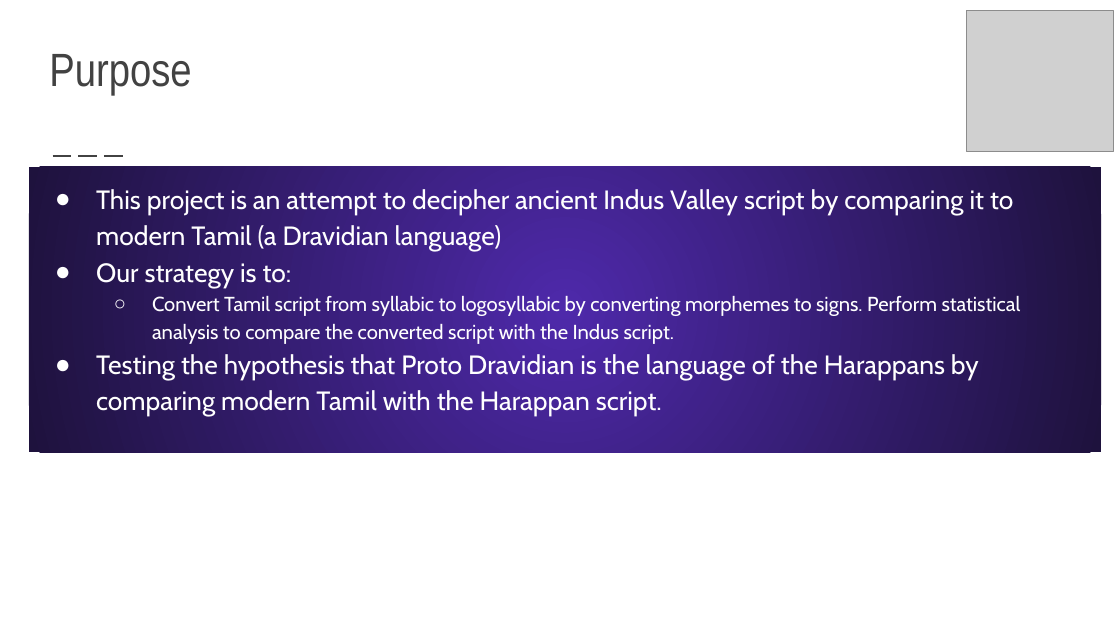
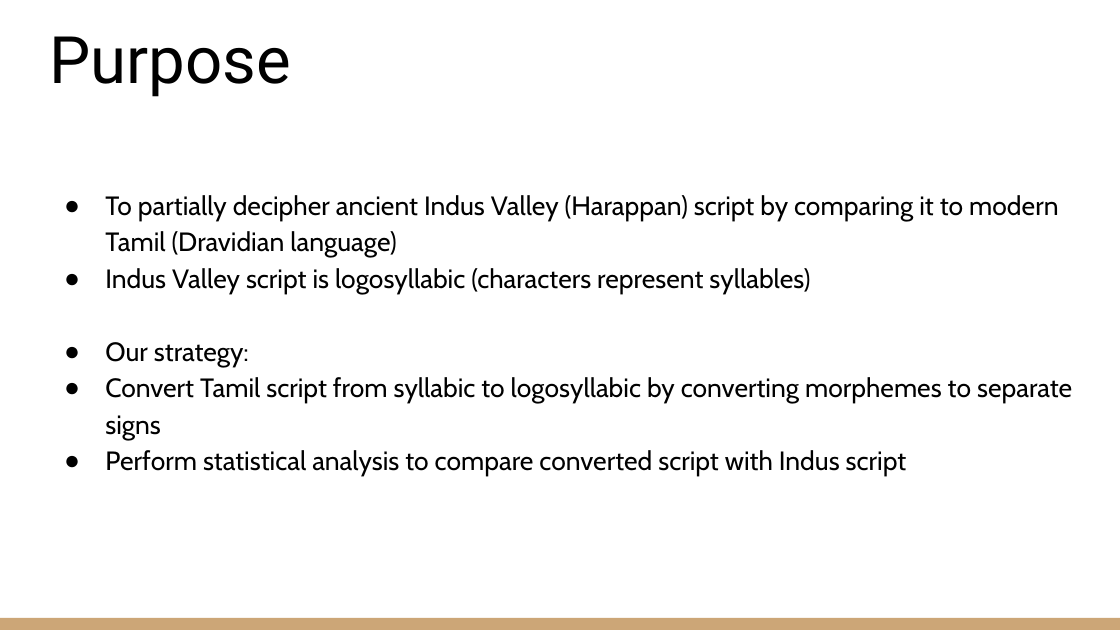
Before and after one commit to Kee2u/Deciphering_the_Indus_Valley_Script, a slide deck: slide 7 of Indus Valley Girls.pptx (slide 2 before the commit). Drawn at 1120x630 pixels with LibreOffice and Linux fonts; fonts in the diff are those of the drawing; grey boxes stand for pictures; background and template pictures are left out. Boxes give left, top, right and bottom in pixels: in the first picture for what was removed or moved away, otherwise in the second. Text is boxed around its words. In the diff, an @@ line names an element or a change of style, - is before the commit and + after.

```diff
--- a/Indus Valley Girls.pptx
+++ b/Indus Valley Girls.pptx
@@ title "Purpose" at bbox=[49, 36, 291, 97]: size 30 to 42 pt, font Arial Narrow to Roboto, text colour #424242 to #000000 @@
@@ picture removed at bbox=[967, 11, 1113, 152] @@
@@ text "To partially decipher ancient Indus ...": place and size @@
-text "To partially decipher ancient Indus ..." at bbox=[29, 167, 1101, 452]
+text "To partially decipher ancient Indus ..." at bbox=[105, 195, 1072, 476]
@@ text "To partially decipher ancient Indus ..." at bbox=[105, 195, 1072, 476]: fill gradient #4E29AA to #1E123D to none @@
@@ line removed from (53, 156) to (128, 156) @@
@@ text at bbox=[105, 195, 1072, 476]: text changed; text colour #FFFFFF to #000000 @@
-● This project is an attempt to decipher ancient Indus Valley script by comparing it to modern Tamil (a Dravidian language)
-● Our strategy is to:
-  ○ Convert Tamil script from syllabic to logosyllabic by converting morphemes to signs. Perform statistical analysis to compare the converted script with the Indus script.
-● Testing the hypothesis that Proto Dravidian is the language of the Harappans by comparing modern Tamil with the Harappan script.
+● To partially decipher ancient Indus Valley (Harappan) script by comparing it to modern Tamil (Dravidian language)
+● Indus Valley script is logosyllabic (characters represent syllables)
+● Our strategy:
+● Convert Tamil script from syllabic to logosyllabic by converting morphemes to separate signs
+● Perform statistical analysis to compare converted script with Indus script
@@ rectangle added at bbox=[0, 618, 1120, 630], fill #CCA677 @@
```
Also in this commit, not shown: 4 other slides changed, 9 slides added, 3 slides removed, 1 other file.
